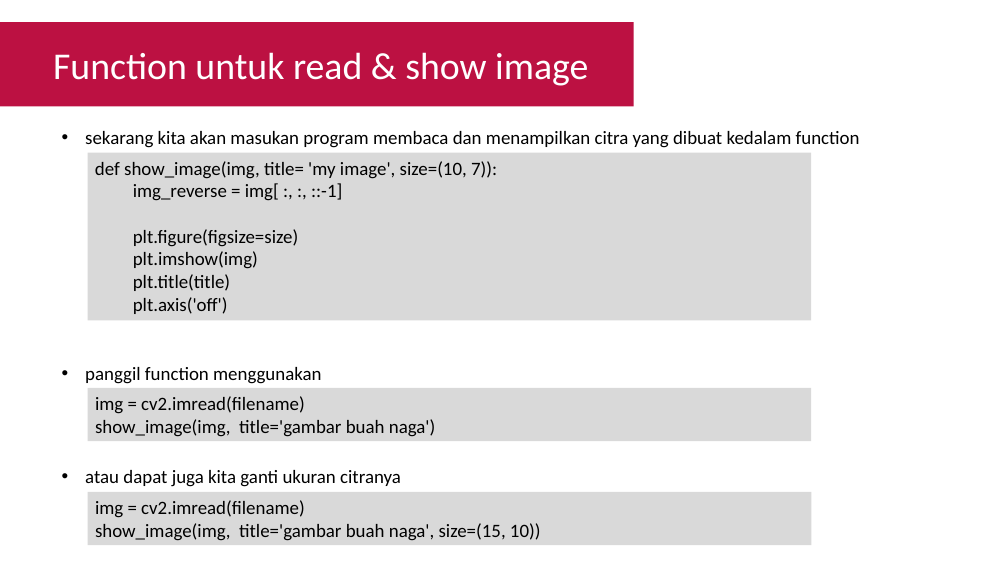
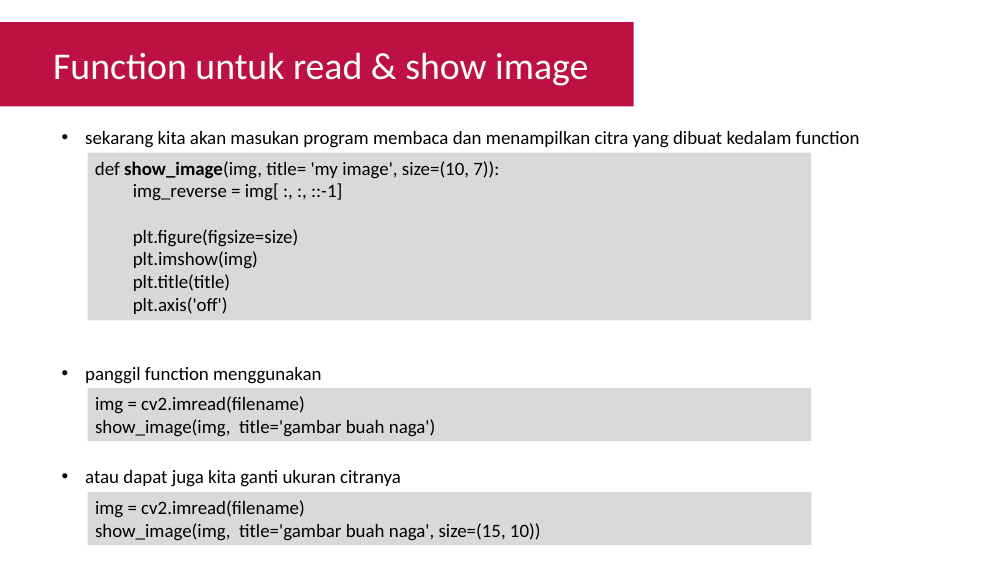
Before and after one commit to Muhammad-Yunus/Materi-Training, a slide deck: slide 22 of A. Raspberry Pi - Image Processing/#5 - Computer Vision Part 1 (read, show, write image)/P5 - Computer Vision Part 1 (read, show, write image).pptx. Drawn at 1008x567 pixels with LibreOffice and Linux fonts; fonts in the diff are those of the drawing. Boxes give left, top, right and bottom in pixels: in the first picture for what was removed or moved away, otherwise in the second. Text is boxed around its words. In the diff, an @@ line names an element or a change of style, - is before the commit and + after.

```diff
--- a/A. Raspberry Pi - Image Processing/#5 - Computer Vision Part 1 (read, show, write image)/P5 - Computer Vision Part 1 (read, show, write image).pptx
+++ b/A. Raspberry Pi - Image Processing/#5 - Computer Vision Part 1 (read, show, write image)/P5 - Computer Vision Part 1 (read, show, write image).pptx
@@ text in rectangle at [95, 161, 499, 179]: bold on in "show_image(img," @@
```
Also in this commit, not shown: 1 other file.
